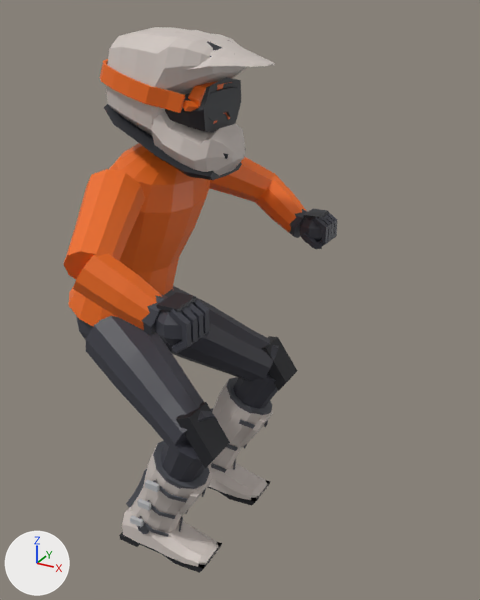
An edit to the glTF model public/assets/models/race_rider.glb, drawn before and after from the same camera.
Both versions are drawn from a 50 mm lens placed at (1.009, -1.436, 1.901), pointed at (0.168, 0.094, 1.137). The lights are fixed; the arrows at lower left show +X, +Y and +Z. The picture after the commit comes second. Vertices at exactly the same position are counted once.

Names of what the first picture shows: 'race_rider'.
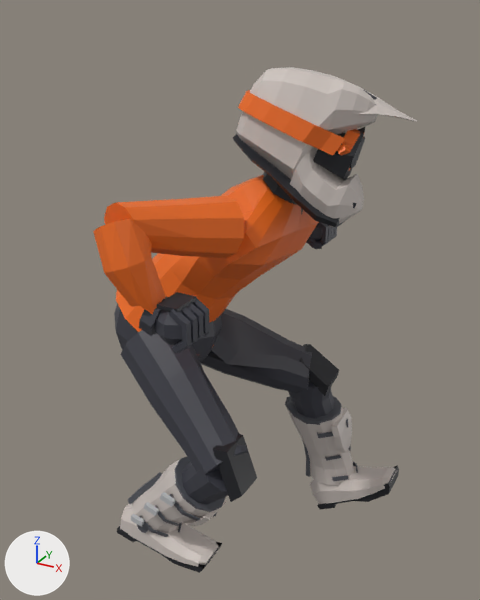
The newer file adds a shape key; the second version is drawn at full value of the shape key 'CornerLeft' of 'race_rider', and the change is written as the vertex moves it makes.

Location of each change, [x1, y1, x2, y2] in pixels of the pictures (480 x 600 px; the box of a moved part takes in the faces that stretch with it):
'race_rider', reshaped, shading changed (18% wider, 7% shorter): before [63, 27, 337, 573]; after [93, 67, 417, 573]
part 1 of me_race_rider, moved or reshaped: before [175, 30, 275, 70]; after [329, 75, 417, 121]
part 2 of me_race_rider, moved or reshaped: before [207, 41, 222, 57]; after [364, 90, 377, 105]
part 3 of me_race_rider, moved or reshaped: before [153, 480, 206, 503]; after [169, 494, 217, 521]
part 4 of me_race_rider, moved or reshaped: before [145, 480, 160, 492]; after [160, 492, 175, 507]
part 5 of me_race_rider, moved or reshaped: before [63, 27, 306, 570]; after [93, 67, 399, 570]
part 6 of me_race_rider, shading changed: before [300, 219, 312, 228]

The edits, one by one:
me_race_rider is used by ob_race_rider; location (0.0, 0.0, 0.0).
me_race_rider had 1962 vertices, 3596 faces and spanned x -0.341..0.329, y -0.469..0.469, z 0.386..1.858.
me_race_rider now has 1962 vertices, 3596 faces and spans x -0.183..0.613, y -0.463..0.574, z 0.321..1.774.
me_race_rider part 1: the loose piece of 56 vertices spanning x 0.065..0.299, y -0.138..0.138, z 1.773..1.853 is multiplied about its middle by the matrix ((0.934, -0.349, 0.081), (0.331, 0.927, 0.175), (-0.136, -0.137, 0.981)), then moved by (0.303, 0.167, -0.114).
me_race_rider part 2: the loose piece of 8 vertices spanning x 0.156..0.225, y -0.098..-0.036, z 1.792..1.832 is multiplied about its middle by the matrix ((0.934, -0.349, 0.081), (0.331, 0.927, 0.175), (-0.136, -0.137, 0.981)), then moved by (0.326, 0.175, -0.106).
me_race_rider part 3: the loose piece of 24 vertices spanning x 0.088..0.214, y -0.265..-0.121, z 0.657..0.72 is multiplied about its middle by the matrix ((0.963, 0.029, 0.265), (-0.028, 0.999, -0.008), (-0.265, 0.0, 0.963)), then moved by (0.047, -0.005, -0.036).
me_race_rider part 4: the loose piece of 8 vertices spanning x 0.076..0.116, y -0.278..-0.266, z 0.701..0.719 is multiplied about its middle by the matrix ((0.964, 0.029, 0.265), (-0.028, 1.0, -0.008), (-0.265, 0.0, 0.964)), then moved by (0.052, -0.003, -0.022).
me_race_rider part 5: 1458 of 1962 vertices moved; they spanned x -0.341..0.285, y -0.469..0.469, z 0.386..1.858 and now span x -0.183..0.613, y -0.463..0.574, z 0.321..1.774; mean shift (0.213, 0.062, -0.041); largest move (-0.09, 0.113, 0.388) -> (0.377, 0.285, 0.321).
me_race_rider part 6: all 2 faces centred in x 0.262..0.286, y 0.336..0.414, z 1.311 are now shaded smooth.
Other edits to the shape of me_race_rider do not show in these pictures.
